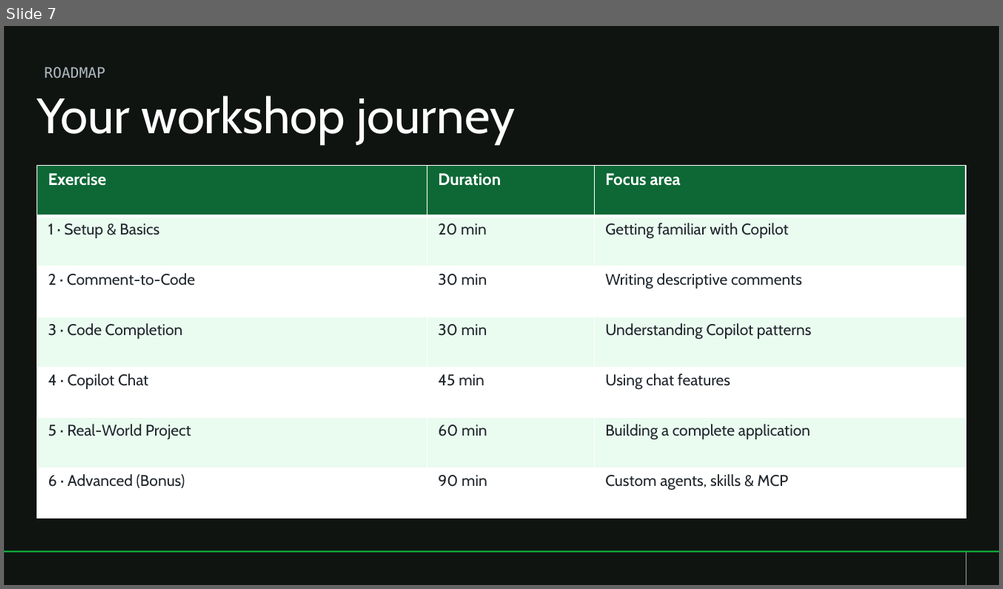
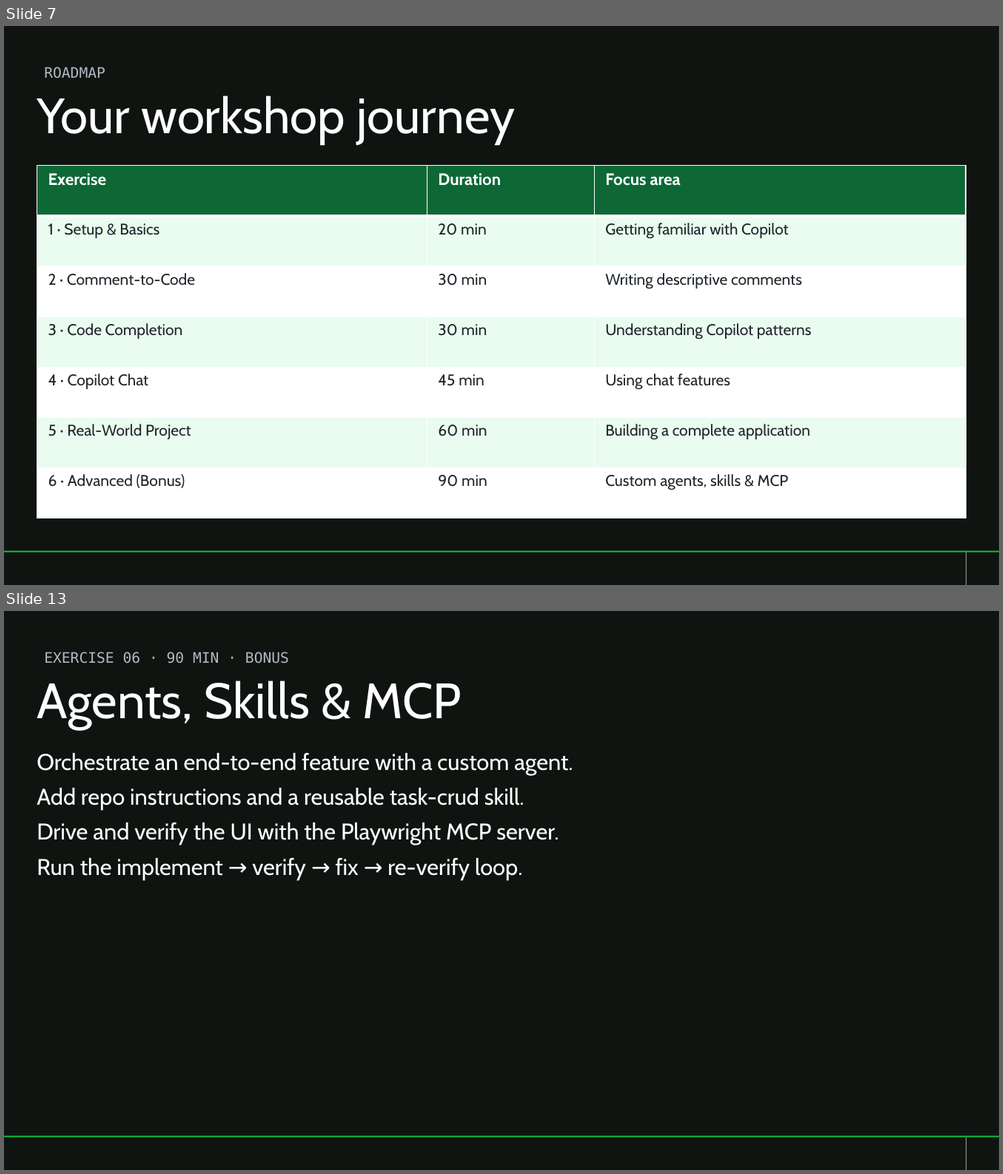
Before and after one commit to abhi-singhs/github-copilot-workshop, a slide deck: resources/github-copilot-workshop.pptx. Shown one above the other, each under a label of ours: slide 7 before the commit, slides 7 and 13 after it; the slides between them are not shown. The pictures are 1003x589 and 1003x1174 pixels, drawn with LibreOffice and Linux fonts; fonts in the diff are those of the drawing; background and template pictures are left out. Boxes give left, top, right and bottom in pixels: in the first picture for what was removed or moved away, otherwise in the second. Text is boxed around its words. In the diff, an @@ line names an element or a change of style, - is before the commit and + after.

```diff
--- a/resources/github-copilot-workshop.pptx
+++ b/resources/github-copilot-workshop.pptx
@@ slide 13 added at <box>4,611,999,1170</box>, background #101411; not listed: 2 template elements that a slide beside it also shows @@
@@ text added at <box>44,652,289,664</box>, 14 pt, text #B0BAC3 @@
+EXERCISE 06 · 90 MIN · BONUS
@@ title added at <box>37,681,461,730</box>, 48 pt, text #FFFFFF @@
+Agents, Skills & MCP
@@ text added at <box>37,753,572,880</box>, 22 pt, text #FFFFFF @@
+Orchestrate an end-to-end feature with a custom agent.
+Add repo instructions and a reusable task-crud skill.
+Drive and verify the UI with the Playwright MCP server.
+Run the implement → verify → fix → re-verify loop.
```
Also in this commit, not shown: 5 other slides added.
